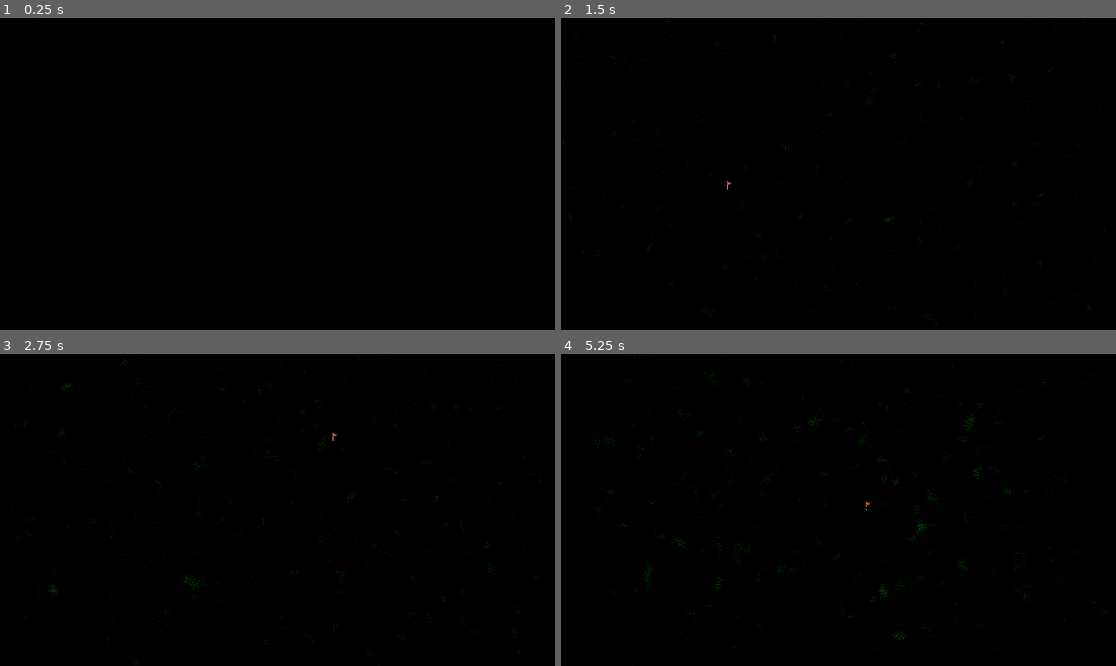
Above: before the commit, frames 1-4 (two rows, left to right).
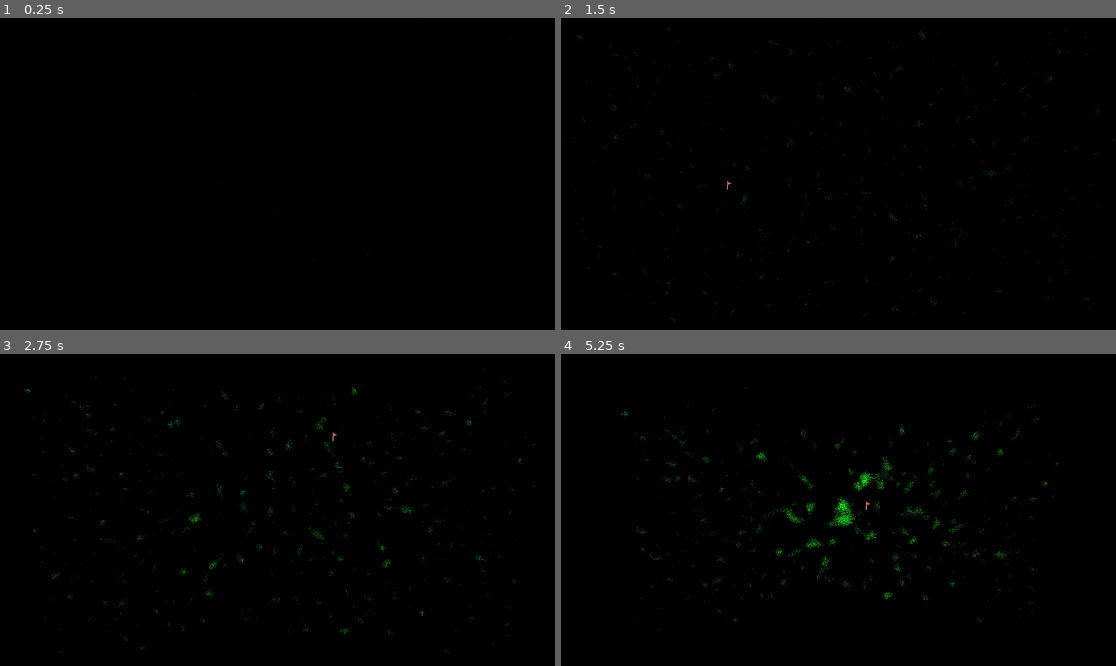
Above: after the commit, the same moments.

Repository: kyrick/godot-boids-acceleration-structure
Game: Godot game, scene res://Levels/RandomSpawn/RandomSpawn.tscn
The game is run twice, just before and just after one commit, with the same random seed, the same clock (stepped at 60 frames per second) and the same inputs.
Inputs (mouse positions are in pixels of both pictures, inside the frame that each line leads up to):
- Up to frame 1 (0.25 s): no input
- Up to frame 2 (1.5 s): tap Enter at 0.5 s; move the mouse to (960, 158) at 0.52 s; click (960, 158) at 0.67 s; move the mouse to (727, 189) at 1.27 s; click (727, 189) at 1.42 s
- Up to frame 3 (2.75 s): move the mouse to (333, 441) at 2.02 s; click (333, 441) at 2.17 s
- Up to frame 4 (5.25 s): move the mouse to (810, 572) at 2.77 s; click (810, 572) at 2.92 s; move the mouse to (1005, 556) at 3.52 s; click (1005, 556) at 3.67 s; move the mouse to (672, 463) at 4.27 s; click (672, 463) at 4.42 s; move the mouse to (866, 510) at 5.02 s; click (866, 510) at 5.17 s

The runs differ from the first frame. In frame 2, 0.5% of the frame differs, in the area x 0-100%, y 1-98%; in frame 3, 1.3%; in frame 4, 2.1%, in the area x 6-98%, y 4-96%.

Commit message:
tweaking the crow parameters

Diff:
--- a/Actors/Crow/Crow.gd
+++ b/Actors/Crow/Crow.gd
@@ -5,7 +5,7 @@
 func _process(_delta):
 	look_at(global_position + _velocity)
 
-	if _flock_size and _highlight < _flock_size / 20.0:
+	if _flock_size and _highlight < _flock_size / 10.0:
 		_highlight += _flock_size / 1000.0
 	elif _highlight > 0:
 		_highlight -= 0.01
--- a/Actors/Crow/Crow.tscn
+++ b/Actors/Crow/Crow.tscn
@@ -8,11 +8,11 @@
 __meta__ = {
 "_editor_description_": ""
 }
-max_speed = 50.0
-mouse_follow_force = 0.01
-cohesion_force = 0.2
-algin_force = 0.5
-separation_force = 0.2
+max_speed = 60.0
+mouse_follow_force = 0.05
+cohesion_force = 0.5
+algin_force = 0.2
+separation_force = 0.1
 view_distance = 20.0
 avoid_distance = 10.0
 
